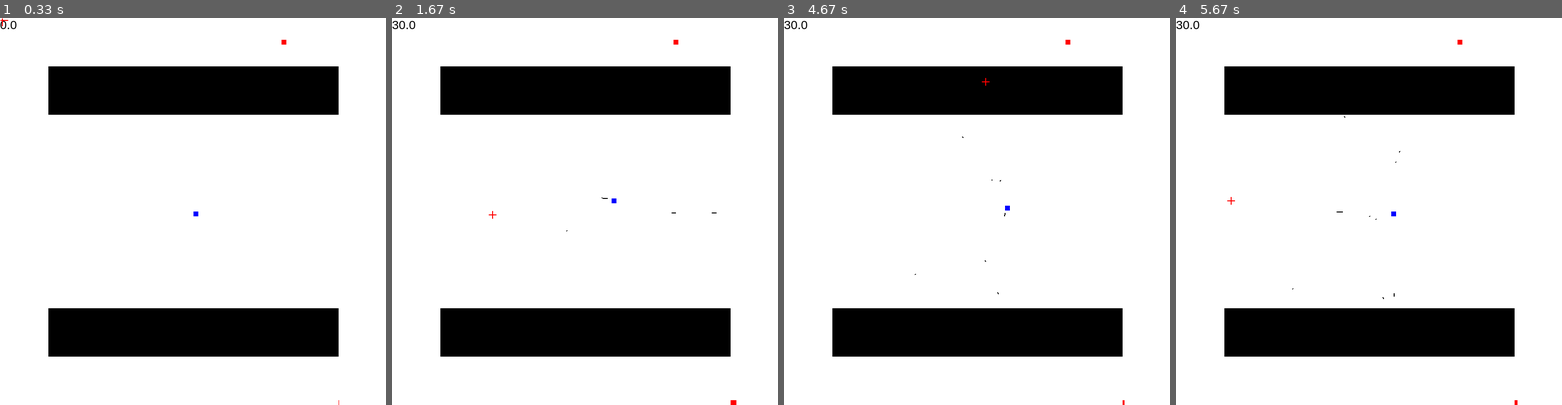
Above: before the commit, frames 1-4 (left to right).
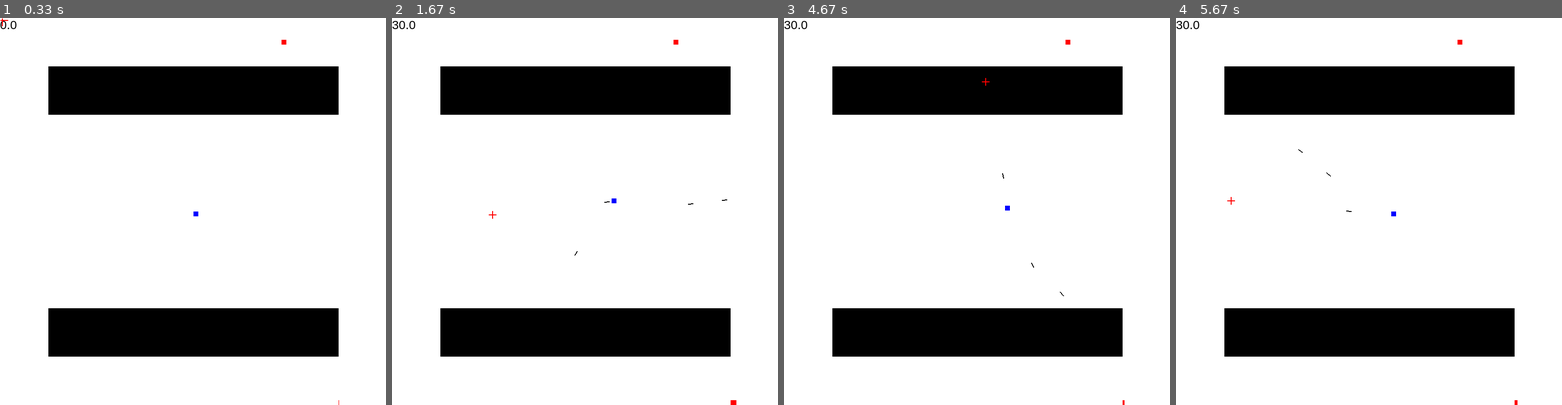
Above: after the commit, the same moments.

Repository: zwang20/Chaos
Game: pygame game, started from chaos.py
Two runs of this game, one before a commit and one after it. Both use one fixed random seed, a clock stepped at 60 frames per second and the inputs below.
Inputs (mouse positions are in pixels of both pictures, inside the frame that each line leads up to):
- Up to frame 1 (0.33 s): no input
- Up to frame 2 (1.67 s): tap Space at 0.33, 0.73, 1.03, 1.23, 1.57 s; hold Right 0.67-1.13 s; move the mouse to (708, 199) at 0.7 s; hold Up 1.17-1.47 s; move the mouse to (588, 238) at 1.2 s; hold Right from 1.5 s (still down); move the mouse to (492, 215) at 1.53 s
- Up to frame 3 (4.67 s): tap Space at 1.87, 2.07, 2.37, 2.63, 2.97, 3.27, 3.4, 3.8, 4.1, 4.47 s; release Right at 1.97 s; hold Left 2-2.53 s; move the mouse to (1015, 296) at 2.03 s; hold Down 2.57-2.87 s; move the mouse to (857, 304) at 2.6 s; hold Left 2.9-3.3 s; move the mouse to (1034, 76) at 2.93 s; hold Up 3.33-3.7 s; move the mouse to (1119, 346) at 3.37 s; hold Right 3.73-4.37 s; move the mouse to (1023, 246) at 3.77 s; hold Down from 4.4 s (still down); move the mouse to (984, 79) at 4.43 s
- Up to frame 4 (5.67 s): release Down at 4.77 s; hold Left 4.8-5.27 s; move the mouse to (1276, 134) at 4.83 s; tap Space at 4.87, 5.17, 5.37 s; hold Right from 5.3 s (still down); move the mouse to (1230, 199) at 5.33 s

Frame 1 is identical in both runs. In frame 2, less than 0.1% of the frame differs, in the area x 45-87%, y 46-62%; in frame 3, less than 0.1%; in frame 4, less than 0.1%.

Commit message:
Fixed angles

Diff:
--- a/chaos.py
+++ b/chaos.py
@@ -54,22 +54,14 @@
 class Bullet:
     objects = []
 
-    def __init__(self, x, y, angle):
+    def __init__(self, x, y, angle, velocity):
         self.x = x
         self.y = y
         self.angle = angle
-        # self.velocity = velocity
+        self.velocity = velocity
         Bullet.objects.append(self)
-        if self.angle == 180:
-            self.vector_x = 0 # is this nessery?
-        else:
-            self.vector_x = math.tan(math.radians(self.angle)) * (-1 if 90 < self.angle < 270 else 1)
-        if math.tan(math.radians(self.angle)) == 0:
-            self.vector_y = (math.tan(math.radians(90)))
-        elif self.angle < 180:
-            self.vector_y = (1 / math.tan(math.radians(self.angle)))
-        else:
-            self.vector_y = (-1 / math.tan(math.radians(self.angle)))
+        self.vector_x = velocity * math.sin(math.radians(self.angle))
+        self.vector_y = velocity * -math.cos(math.radians(self.angle))
 
     def display():
         for i in Bullet.objects:
@@ -303,17 +295,10 @@
 
         player.angle = Player.get_angle(player)
 
-        # if 90 < player.angle < 270:
-        #     print(-math.tan(math.radians(player.angle)))
-        # else:
-        #     print(math.tan(math.radians(player.angle)))
-
-
-
 
         # Fire
         if fire and cooldown < 100 and cooldown % 4 == 0:
-            Bullet(player.x,player.y,player.angle)
+            Bullet(player.x + player.width/2, player.y + player.height/2, player.angle, 10)
             # bullet here
             cooldown += 10
 
